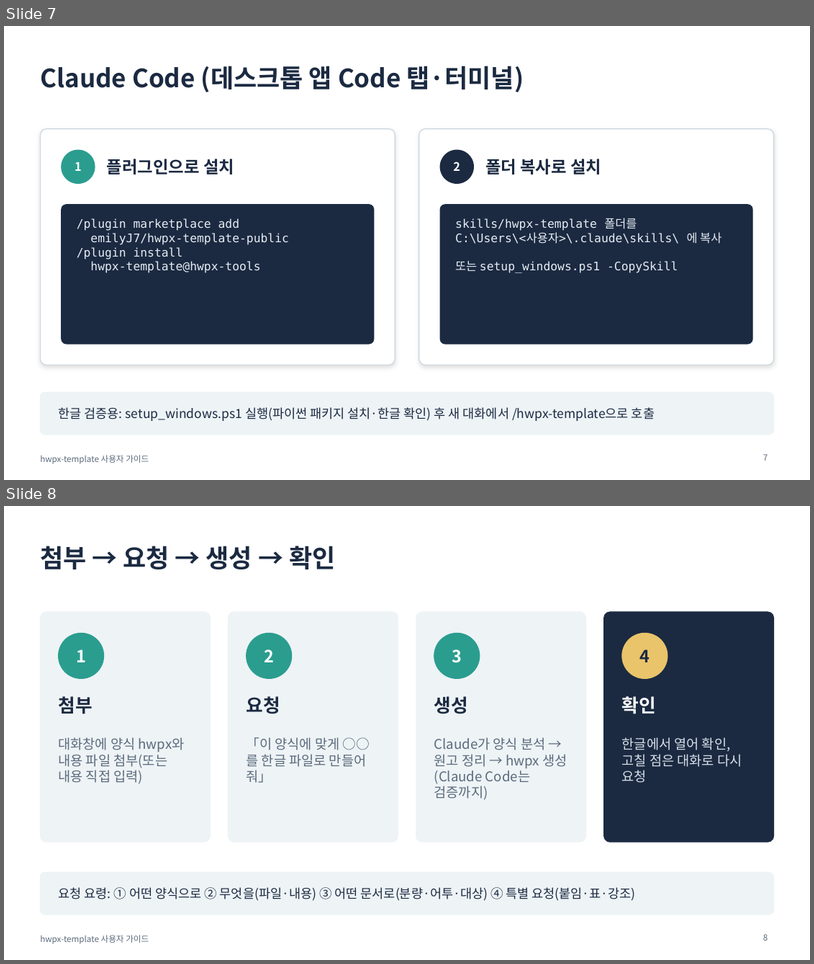
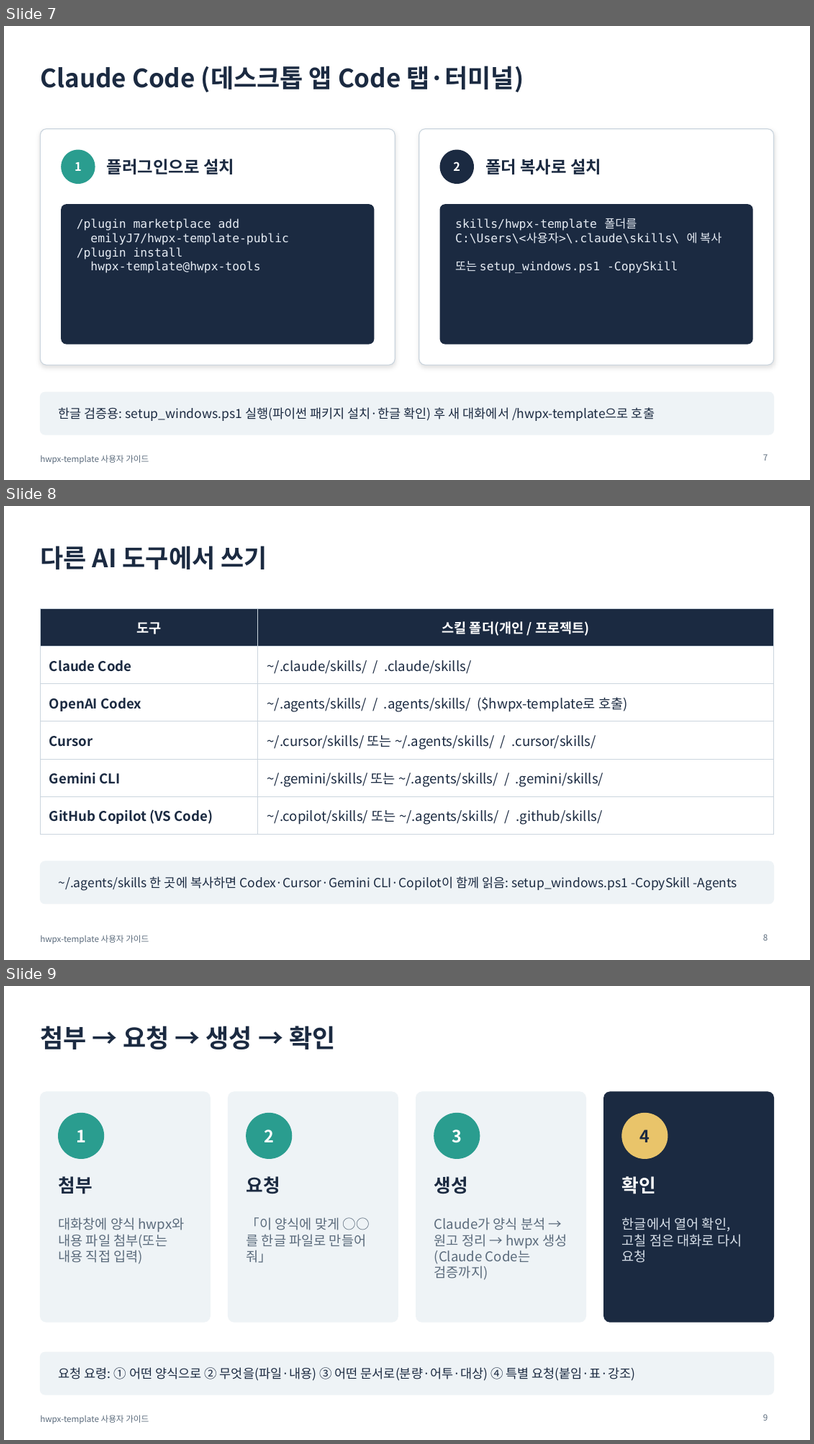
Before and after one commit to emilyJ7/hwpx-template-public, a slide deck: docs/사용자가이드.pptx. Shown one above the other, each under a label of ours: slides 7 and 8 before the commit, slides 7, 8 and 9 after it. The pictures are 814x964 and 814x1444 pixels, drawn with LibreOffice and Linux fonts; fonts in the diff are those of the drawing. Boxes give left, top, right and bottom in pixels: in the first picture for what was removed or moved away, otherwise in the second. Text is boxed around its words. In the diff, an @@ line names an element or a change of style, - is before the commit and + after.

```diff
--- a/docs/사용자가이드.pptx
+++ b/docs/사용자가이드.pptx
@@ slide 8 added at <box>4,506,810,960</box>, background #FFFFFF; not listed: 1 template element that a slide beside it also shows @@
@@ title added at <box>40,546,267,569</box>, 30 pt, text #1B2A41, bold @@
+다른 AI 도구에서 쓰기
@@ table added at <box>40,609,774,827</box>, 6 rows, 2 columns @@
+도구 | 스킬 폴더(개인 / 프로젝트)
+Claude Code | ~/.claude/skills/ / .claude/skills/
+OpenAI Codex | ~/.agents/skills/ / .agents/skills/ ($hwpx-template로 호출)
+Cursor | ~/.cursor/skills/ 또는 ~/.agents/skills/ / .cursor/skills/
+Gemini CLI | ~/.gemini/skills/ 또는 ~/.agents/skills/ / .gemini/skills/
+GitHub Copilot (VS Code) | ~/.copilot/skills/ 또는 ~/.agents/skills/ / .github/skills/
@@ rounded rectangle added at <box>40,861,774,903</box>, fill #EEF3F6, outline #EEF3F6 1 pt @@
@@ text added at <box>59,876,738,890</box>, 15 pt, text #1B2A41 @@
+~/.agents/skills 한 곳에 복사하면 Codex·Cursor·Gemini CLI·Copilot이 함께 읽음: setup_windows.ps1 -CopySkill -Agents
@@ page number added at <box>764,934,768,940</box>, 10 pt, text #5B6B7C @@
+8
@@ what was slide 8 is now slide 9 @@
```
Also in this commit, not shown: 6 slides changed, 1 slide removed, 14 other files.
